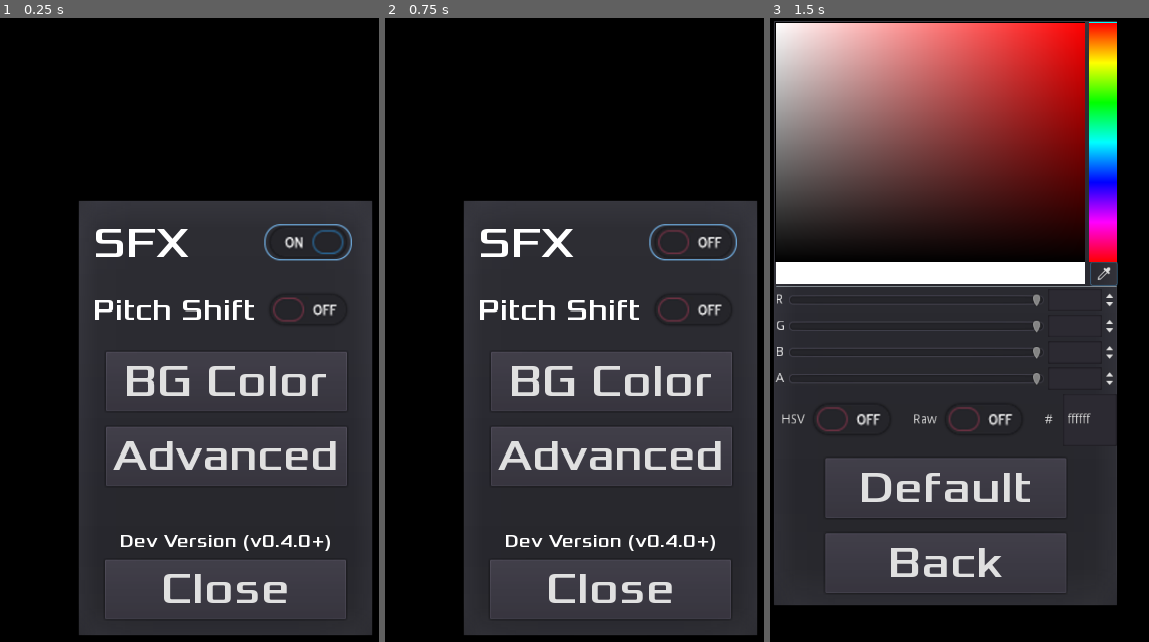
Above: before the commit, frames 1-3 (left to right).
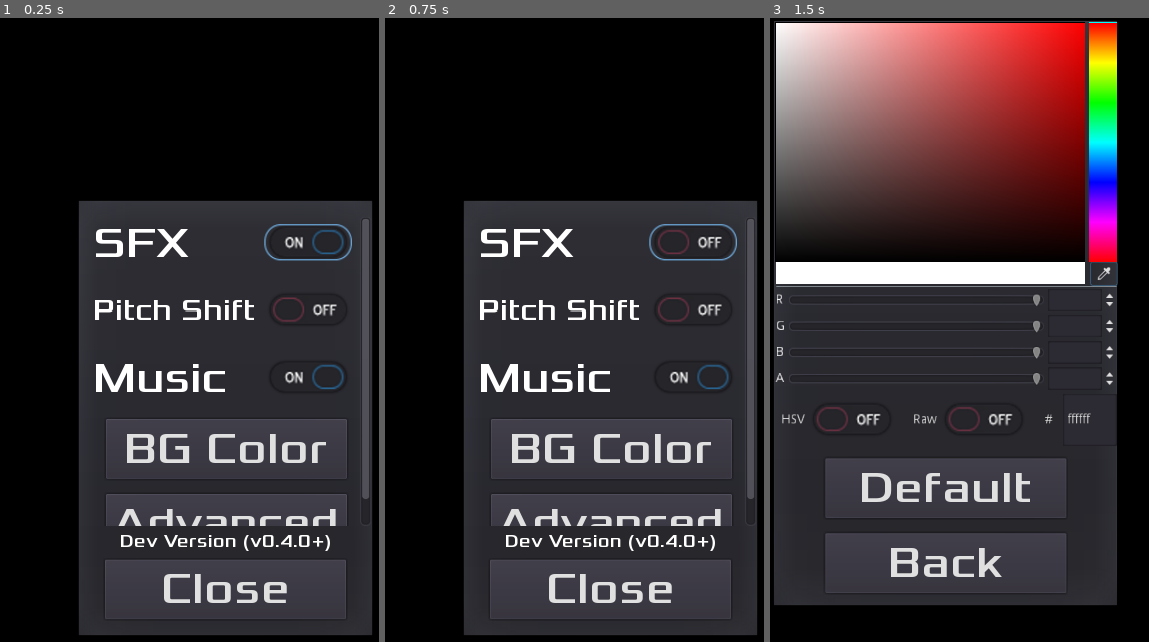
Above: after the commit, the same moments.

Repository: tomas7770/RunJump
Game: Godot game, scene res://scenes/SettingsHUD/SettingsHUD.tscn
Same seed, same stepped clock (60 frames per second), same inputs: the game is played once before the commit and once after it. This scene is started directly instead of the project's main scene.
Inputs (mouse positions are in pixels of both pictures, inside the frame that each line leads up to):
- Up to frame 1 (0.25 s): no input
- Up to frame 2 (0.75 s): click (695, 242) at 0.5 s
- Up to frame 3 (1.5 s): click "BG Color" at 1.25 s

The runs differ from the first frame. In frame 1, 8.3% of the frame differs, in the area x 25-98%, y 32-82%; in frame 2, 8.3%; in frame 3, nothing differs.

Commit message:
Add option to disable music

Diff:
--- a/scenes/GlobalVariables.gd
+++ b/scenes/GlobalVariables.gd
@@ -26,10 +26,12 @@
 const UNLOCK_CHAR_REQ = {CHARACTER.BLUE: [150, CHARACTER.RED, DIFFICULTY.NORMAL]}
 
 var SaveHandler
+var MusicPlayer
 var high_score = {}
 var unlocked_characters = []
 var sound_mute = false
 var sound_shift = false
+var music_enabled = true
 var interpolation = true
 var selected_difficulty = DIFFICULTY.NORMAL
 var selected_character = CHARACTER.GREEN
@@ -49,8 +51,9 @@
 			high_score[character_x][difficulty_x] = 0
 	SaveHandler.load_data()
 	var MusicPlayerClass = load("res://scenes/MusicPlayer.gd")
-	var MusicPlayer = MusicPlayerClass.new()
+	MusicPlayer = MusicPlayerClass.new()
 	add_child(MusicPlayer)
+	MusicPlayer.toggle_music(music_enabled)
 
 func highscore_set(val, played_character, played_difficulty, do_save = true):
 	if val > high_score[played_character][played_difficulty]:
@@ -68,6 +71,11 @@
 
 func sfxshift_set(val):
 	sound_shift = val
+	SaveHandler.save_data()
+
+func musicenabled_set(val):
+	music_enabled = val
+	MusicPlayer.toggle_music(val)
 	SaveHandler.save_data()
 
 func interpolation_set(enable, do_save = true):
--- a/scenes/MusicPlayer.gd
+++ b/scenes/MusicPlayer.gd
@@ -1,7 +1,14 @@
 extends Node
 
+var music
+
 func _ready():
-	var music = AudioStreamPlayer.new()
+	music = AudioStreamPlayer.new()
 	add_child(music)
 	music.stream = load("res://sounds/music/fasttheme.mp3")
-	music.play()
+
+func toggle_music(enabled):
+	if enabled:
+		music.play()
+	else:
+		music.stop()
--- a/scenes/SaveHandler.gd
+++ b/scenes/SaveHandler.gd
@@ -102,6 +102,7 @@
 					GlobalVariables.unlocked_characters.append(character_x)
 			GlobalVariables.sound_mute = config.get_value(CONFIG_SECTION, "sound_mute", GlobalVariables.sound_mute)
 			GlobalVariables.sound_shift = config.get_value(CONFIG_SECTION, "sound_shift", GlobalVariables.sound_shift)
+			GlobalVariables.music_enabled = config.get_value(CONFIG_SECTION, "music_enabled", GlobalVariables.music_enabled)
 			GlobalVariables.interpolation_set(config.get_value(CONFIG_SECTION, "interpolation", \
 											GlobalVariables.interpolation), false)
 		_:
@@ -122,5 +123,6 @@
 	config.set_value(UNLOCK_SECTION, "unlocked_characters", GlobalVariables.unlocked_characters)
 	config.set_value(CONFIG_SECTION, "sound_mute", GlobalVariables.sound_mute)
 	config.set_value(CONFIG_SECTION, "sound_shift", GlobalVariables.sound_shift)
+	config.set_value(CONFIG_SECTION, "music_enabled", GlobalVariables.music_enabled)
 	config.set_value(CONFIG_SECTION, "interpolation", GlobalVariables.interpolation)
 	config.save(SAVE_PATH)
--- a/scenes/SettingsHUD/SettingsHUD.gd
+++ b/scenes/SettingsHUD/SettingsHUD.gd
@@ -11,6 +11,7 @@
 	GlobalVariables.resize_control_toSafeArea($HUD_Container)
 	update_mute(GlobalVariables.sound_mute)
 	update_sfxshift(GlobalVariables.sound_shift)
+	update_music(GlobalVariables.music_enabled)
 	update_interp(GlobalVariables.interpolation)
 	main_settings.get_node("VersionLabel").text = GlobalVariables.GAME_VERSION
 	main_settings.popup()
@@ -37,6 +38,10 @@
 	else:
 		button.set_pressed_no_signal(false)
 
+func update_music(enabled):
+	var button = settings_list.get_node("MusicContainer").get_node("CheckButton")
+	button.set_pressed_no_signal(enabled)
+
 func update_interp(enabled):
 	adv_settings_list.get_node("InterpContainer").get_node("CheckButton").set_pressed_no_signal(enabled)
 
@@ -48,6 +53,9 @@
 
 func _on_SFXShiftButton_toggled(button_pressed):
 	GlobalVariables.sfxshift_set(button_pressed)
+
+func _on_MusicButton_toggled(button_pressed):
+	GlobalVariables.musicenabled_set(button_pressed)
 
 func _on_InterpButton_toggled(button_pressed):
 	GlobalVariables.interpolation_set(button_pressed)
--- a/scenes/SettingsHUD/SettingsHUD.tscn
+++ b/scenes/SettingsHUD/SettingsHUD.tscn
@@ -91,7 +91,7 @@
 
 [node name="VBoxContainer" type="VBoxContainer" parent="HUD_Container/MainSettings/ScrollContainer"]
 margin_right = 285.0
-margin_bottom = 288.0
+margin_bottom = 360.0
 custom_constants/separation = 16
 
 [node name="SoundContainer" type="HBoxContainer" parent="HUD_Container/MainSettings/ScrollContainer/VBoxContainer"]
@@ -137,11 +137,33 @@
 "_edit_use_anchors_": false
 }
 
+[node name="MusicContainer" type="HBoxContainer" parent="HUD_Container/MainSettings/ScrollContainer/VBoxContainer"]
+margin_top = 144.0
+margin_right = 285.0
+margin_bottom = 200.0
+
+[node name="Label" type="Label" parent="HUD_Container/MainSettings/ScrollContainer/VBoxContainer/MusicContainer"]
+margin_right = 173.0
+margin_bottom = 56.0
+size_flags_horizontal = 3
+custom_fonts/font = SubResource( 9 )
+text = "Music"
+
+[node name="CheckButton" type="CheckButton" parent="HUD_Container/MainSettings/ScrollContainer/VBoxContainer/MusicContainer"]
+margin_left = 177.0
+margin_right = 285.0
+margin_bottom = 56.0
+custom_styles/focus = SubResource( 11 )
+pressed = true
+__meta__ = {
+"_edit_use_anchors_": false
+}
+
 [node name="ColorButton" type="Button" parent="HUD_Container/MainSettings/ScrollContainer/VBoxContainer"]
 margin_left = 13.0
-margin_top = 144.0
+margin_top = 216.0
 margin_right = 271.0
-margin_bottom = 208.0
+margin_bottom = 280.0
 rect_min_size = Vector2( 258, 64 )
 size_flags_horizontal = 4
 custom_fonts/font = SubResource( 3 )
@@ -152,9 +174,9 @@
 
 [node name="AdvButton" type="Button" parent="HUD_Container/MainSettings/ScrollContainer/VBoxContainer"]
 margin_left = 13.0
-margin_top = 224.0
+margin_top = 296.0
 margin_right = 271.0
-margin_bottom = 288.0
+margin_bottom = 360.0
 rect_min_size = Vector2( 258, 64 )
 size_flags_horizontal = 4
 custom_fonts/font = SubResource( 7 )
@@ -323,6 +345,7 @@
 
 [connection signal="toggled" from="HUD_Container/MainSettings/ScrollContainer/VBoxContainer/SoundContainer/CheckButton" to="." method="_on_MuteButton_toggled"]
 [connection signal="toggled" from="HUD_Container/MainSettings/ScrollContainer/VBoxContainer/SFXShiftContainer/CheckButton" to="." method="_on_SFXShiftButton_toggled"]
+[connection signal="toggled" from="HUD_Container/MainSettings/ScrollContainer/VBoxContainer/MusicContainer/CheckButton" to="." method="_on_MusicButton_toggled"]
 [connection signal="pressed" from="HUD_Container/MainSettings/ScrollContainer/VBoxContainer/ColorButton" to="." method="_on_ColorButton_pressed"]
 [connection signal="pressed" from="HUD_Container/MainSettings/ScrollContainer/VBoxContainer/AdvButton" to="." method="_on_AdvButton_pressed"]
 [connection signal="pressed" from="HUD_Container/MainSettings/CloseButton" to="." method="_on_CloseButton_pressed"]
